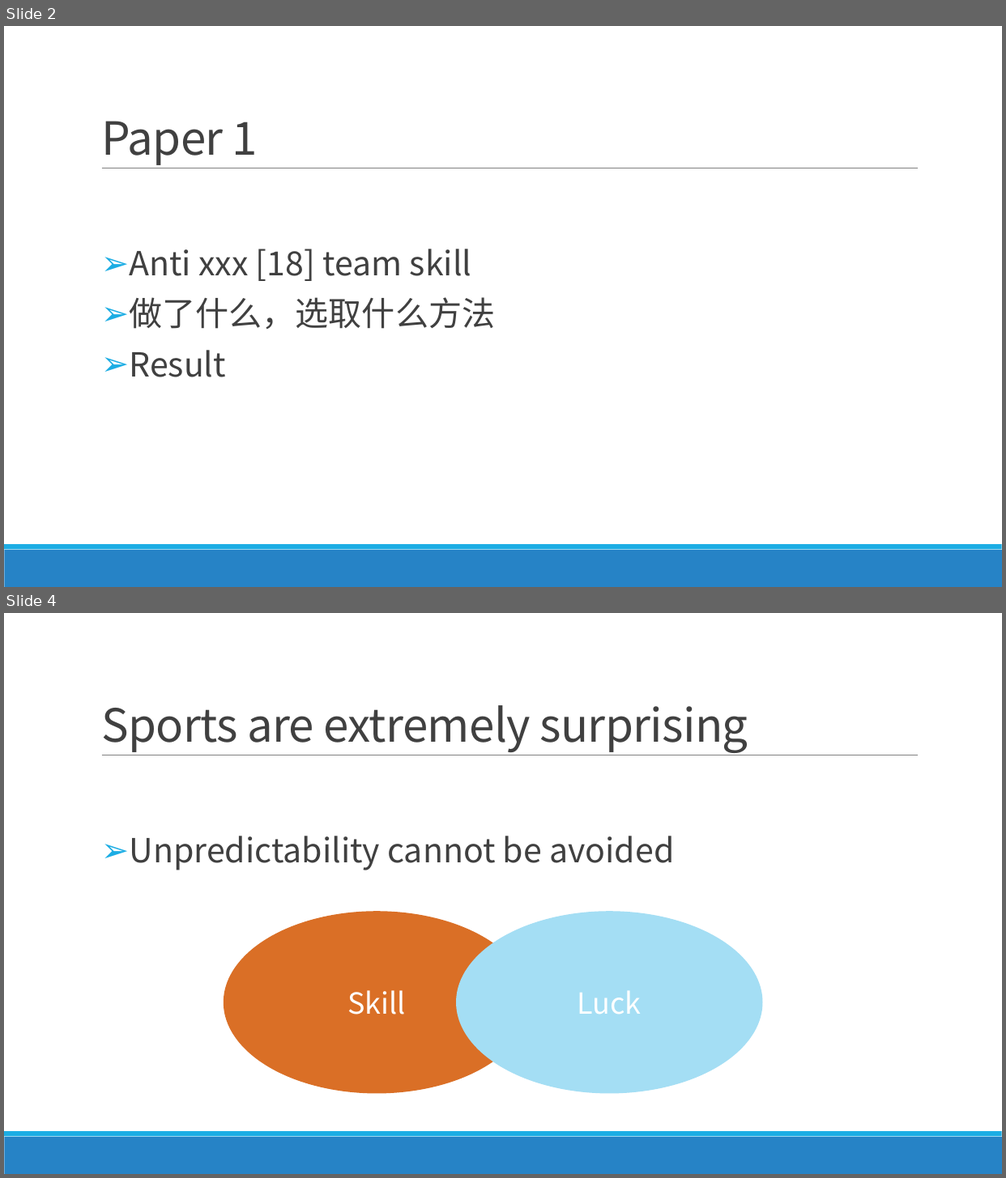
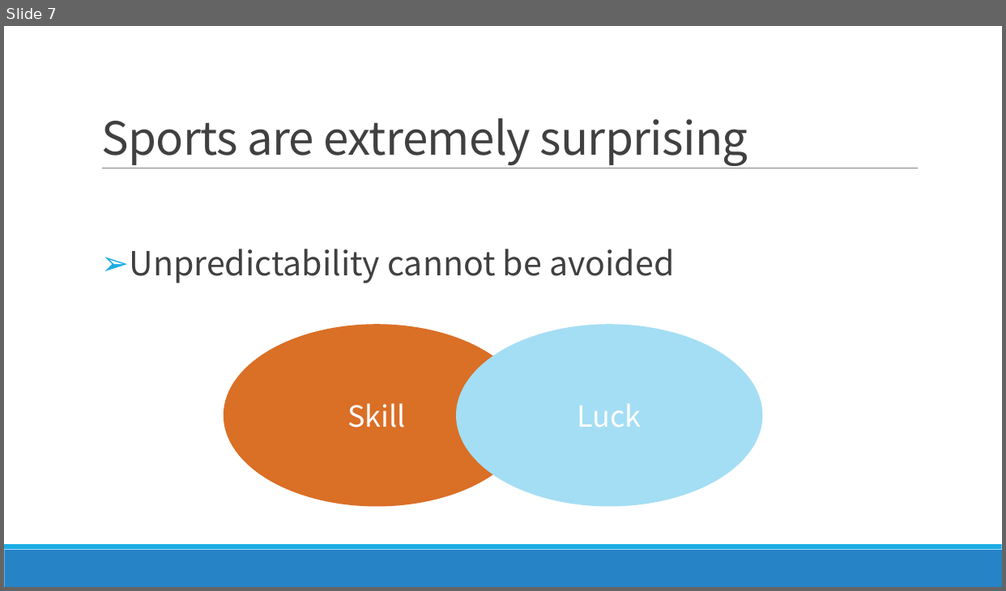
Before and after one commit to FindNorthStar/DataMining, a slide deck: homework_1/Luck is Hard to Beat The Difficulty of Sports Prediction.pptx. Shown one above the other, each under a label of ours: slides 2 and 4 before the commit, slide 7 after it; the slides between them are not shown. The pictures are 1006x1178 and 1006x591 pixels, drawn with LibreOffice and Linux fonts; fonts in the diff are those of the drawing. Boxes give left, top, right and bottom in pixels: in the first picture for what was removed or moved away, otherwise in the second. Text is boxed around its words. In the diff, an @@ line names an element or a change of style, - is before the commit and + after.

Commit message:
Update the ppt (Paper1 & Paper 2)

```diff
--- a/homework_1/Luck is Hard to Beat The Difficulty of Sports Prediction.pptx
+++ b/homework_1/Luck is Hard to Beat The Difficulty of Sports Prediction.pptx
@@ slide 2 removed at <box>4,26,1002,587</box>, background #FFFFFF; not listed: 3 template elements that a slide beside it also shows @@
@@ title removed at <box>101,121,258,165</box> @@
-Paper 1
@@ text removed at <box>129,249,495,378</box> @@
-➢ Anti xxx [18] team skill
-➢ 做了什么，选取什么方法
-➢ Result
@@ what was slide 4 is now slide 7 @@
```
Also in this commit, not shown: 1 slide changed, 5 slides added, 1 other slide removed.
